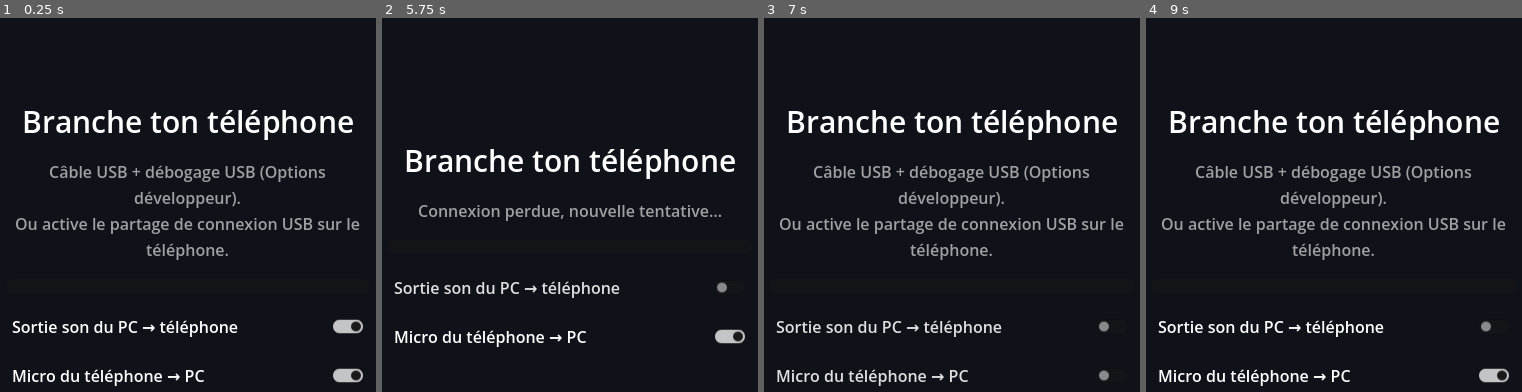
Above: before the commit, frames 1-4 (left to right).
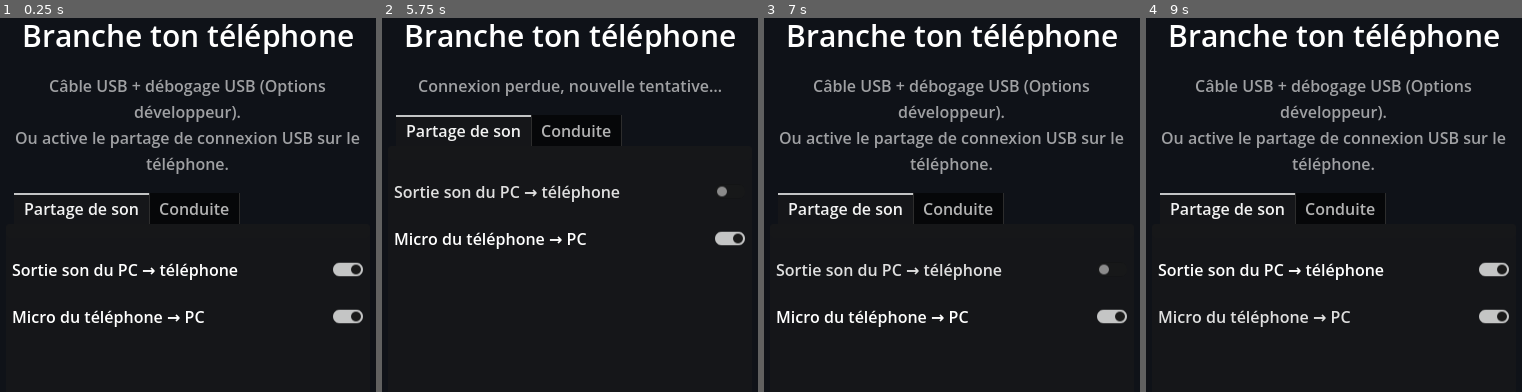
Above: after the commit, the same moments.

Repository: goodview-soft/usb-speaker
Game: Godot game, scene res://main.tscn
Same seed, same stepped clock (60 frames per second), same inputs: the game is played once before the commit and once after it.
Inputs (mouse positions are in pixels of both pictures, inside the frame that each line leads up to):
- Up to frame 1 (0.25 s): no input
- Up to frame 2 (5.75 s): click "Sortie son du PC → téléphone" at 0.5 s; click "Micro du téléphone → PC" at 1.25 s; click "Sortie son du PC → téléphone" at 2 s; click "Micro du téléphone → PC" at 2.75 s; click "Sortie son du PC → téléphone" at 3.5 s; click "Micro du téléphone → PC" at 4.25 s; tap Enter at 5 s; move the mouse to (664, 219) at 5.02 s; click (664, 219) at 5.17 s
- Up to frame 3 (7 s): click "Sortie son du PC → téléphone" at 5.75 s; tap Space at 6.5 s; drag from (869, 272) to (929, 350) at 6.52 s
- Up to frame 4 (9 s): tap Enter at 7.25, 8.75 s; move the mouse to (1375, 130) at 7.27 s; click (1375, 130) at 7.42 s; tap Space at 8 s; drag from (1311, 350) to (1206, 167) at 8.02 s; move the mouse to (1461, 324) at 8.77 s; click (1461, 324) at 8.92 s

The runs differ from the first frame. In frame 1, 15% of the frame differs, in the area x 3-97%, y 1-99%; in frame 2, 11%; in frame 3, 15%; in frame 4, 15%.

Commit message:
Onglets Partage de son / Conduite : volant par inclinaison, manette virtuelle (uinput), v1.5.0
Co-Authored-By: Claude Sonnet 5.5 <noreply@anthropic.com>

Diff:
--- a/main.gd
+++ b/main.gd
@@ -6,13 +6,14 @@
 const PORT := 5005
 const RATE := 48000
 const PKG := "fr.goodview.usbspeaker"
-const VERSION := 6  # versionCode de l'APK
-const APP_VERSION := "1.4.1"
+const VERSION := 7  # versionCode de l'APK
+const APP_VERSION := "1.5.0"
 const REPO := "goodview-soft/usb-speaker"
 const T_AUDIO := 1  # PC -> téléphone : PCM s16 stéréo 48 kHz
 const T_MIC := 2  # téléphone -> PC : PCM s16 mono
 const T_HELLO := 3  # téléphone -> PC : u32 fréquence du micro (= connexion acceptée)
 const T_CTRL := 5  # téléphone -> PC : [son du PC voulu, micro envoyé]
+const T_DRIVE := 6  # téléphone -> PC : s16 volant, u8 gaz, u8 frein, u8 boutons (A B X Y)
 const T_NAME := 4  # PC -> téléphone : nom du PC (utf8)
 const SINK := "usbspk_out"
 const MIC_SINK := "usbspk_mic_sink"
@@ -63,6 +64,27 @@
 var pend_sig := ""
 var last_pc := ""
 var name_sent := false
+var tabs: TabContainer
+var wheel: Wheel
+var drive_info: Label
+var gas_z: Panel
+var brake_z: Panel
+var btn_z: Array = []
+var range_slider: HSlider
+var invert_check: CheckButton
+var calib_btn: Button
+var touches := {}
+var ang_off := 0.0
+var cal_t := 0.0
+var steer_s := 0.0
+var drive_was := false
+var pad_pid := -1
+var pad_io: FileAccess
+var pad_err: FileAccess
+var pad_last := ""
+var drive_t := 0
+var drive_v := [0, 0, 0, 0]
+var drive_check: CheckButton
 var sound_check: CheckButton
 var phone_sound := true
 var phone_mic := true
@@ -100,6 +122,24 @@
 
 
 # ------------------------------------------------------------------ UI
+
+class Wheel extends Control:
+	var steer := 0.0:
+		set(v):
+			steer = v
+			queue_redraw()
+
+	func _draw() -> void:
+		var c := size / 2.0
+		var r := minf(size.x, size.y) * 0.42
+		var a := steer * deg_to_rad(90.0)
+		draw_arc(c, r, 0.0, TAU, 64, Color("e8edf5"), 10.0)
+		draw_line(c, c + Vector2(cos(a), sin(a)) * r, Color("e8edf5"), 9.0)
+		draw_line(c, c + Vector2(cos(a + PI), sin(a + PI)) * r, Color("e8edf5"), 9.0)
+		draw_line(c, c + Vector2(cos(a + PI / 2.0), sin(a + PI / 2.0)) * r, Color("e8edf5"), 9.0)
+		draw_circle(c, 14.0, Color("e8edf5"))
+		draw_circle(c + Vector2(cos(a - PI / 2.0), sin(a - PI / 2.0)) * r, 9.0, Color("e5484d"))
+
 
 func _build_ui() -> void:
 	var bg := ColorRect.new()
@@ -130,45 +170,129 @@
 	upd_btn.custom_minimum_size = Vector2(0, 52)
 	upd_btn.pressed.connect(_do_update)
 	v.add_child(upd_btn)
+	if is_phone:
+		pend_box = VBoxContainer.new()
+		pend_box.add_theme_constant_override("separation", 10)
+		v.add_child(pend_box)
+	tabs = TabContainer.new()
+	tabs.size_flags_vertical = Control.SIZE_EXPAND_FILL
+	v.add_child(tabs)
+	var p1 := VBoxContainer.new()
+	p1.name = "Partage de son"
+	p1.add_theme_constant_override("separation", 16)
+	tabs.add_child(p1)
 	bar = ProgressBar.new()
 	bar.max_value = 1.0
 	bar.show_percentage = false
 	bar.custom_minimum_size = Vector2(0, 14)
-	v.add_child(bar)
+	p1.add_child(bar)
 	if is_phone:
 		var l := Label.new()
 		l.text = "Volume"
-		v.add_child(l)
+		p1.add_child(l)
 		vol_slider = HSlider.new()
 		vol_slider.min_value = 0.0
 		vol_slider.max_value = 1.5
 		vol_slider.step = 0.01
 		vol_slider.value = 1.0
 		vol_slider.custom_minimum_size = Vector2(0, 48)
-		v.add_child(vol_slider)
-		pend_box = VBoxContainer.new()
-		pend_box.add_theme_constant_override("separation", 10)
-		v.add_child(pend_box)
+		p1.add_child(vol_slider)
 		sound_check = CheckButton.new()
 		sound_check.text = "Jouer le son du PC ici"
 		sound_check.button_pressed = true
 		sound_check.toggled.connect(func(_on): _send_ctrl())
-		v.add_child(sound_check)
+		p1.add_child(sound_check)
 		mic_check = CheckButton.new()
 		mic_check.text = "Envoyer mon micro au PC"
 		mic_check.button_pressed = false
 		mic_check.toggled.connect(func(_on): _send_ctrl())
-		v.add_child(mic_check)
+		p1.add_child(mic_check)
 	else:
 		out_check = CheckButton.new()
 		out_check.text = "Sortie son du PC → téléphone"
 		out_check.button_pressed = true
 		out_check.toggled.connect(func(_on): _pc_route())
-		v.add_child(out_check)
+		p1.add_child(out_check)
 		mic_check = CheckButton.new()
 		mic_check.text = "Micro du téléphone → PC"
 		mic_check.button_pressed = true
-		v.add_child(mic_check)
+		p1.add_child(mic_check)
+	_build_drive_tab()
+
+
+func _zone(id: String, txt: String, col: Color, h: int) -> Panel:
+	var p := Panel.new()
+	p.name = id
+	p.custom_minimum_size = Vector2(0, h)
+	p.size_flags_horizontal = Control.SIZE_EXPAND_FILL
+	p.mouse_filter = Control.MOUSE_FILTER_IGNORE
+	var sb := StyleBoxFlat.new()
+	sb.bg_color = col
+	sb.set_corner_radius_all(16)
+	p.add_theme_stylebox_override("panel", sb)
+	var l := Label.new()
+	l.text = txt
+	l.set_anchors_preset(Control.PRESET_FULL_RECT)
+	l.horizontal_alignment = HORIZONTAL_ALIGNMENT_CENTER
+	l.vertical_alignment = VERTICAL_ALIGNMENT_CENTER
+	l.add_theme_font_size_override("font_size", 26)
+	l.mouse_filter = Control.MOUSE_FILTER_IGNORE
+	p.add_child(l)
+	return p
+
+
+func _build_drive_tab() -> void:
+	var p := VBoxContainer.new()
+	p.name = "Conduite"
+	p.add_theme_constant_override("separation", 12)
+	tabs.add_child(p)
+	wheel = Wheel.new()
+	wheel.custom_minimum_size = Vector2(0, 170)
+	wheel.mouse_filter = Control.MOUSE_FILTER_IGNORE
+	p.add_child(wheel)
+	drive_info = Label.new()
+	drive_info.horizontal_alignment = HORIZONTAL_ALIGNMENT_CENTER
+	drive_info.autowrap_mode = TextServer.AUTOWRAP_WORD_SMART
+	p.add_child(drive_info)
+	if is_phone:
+		drive_info.text = "Tiens le téléphone comme un volant."
+		var row := HBoxContainer.new()
+		row.add_theme_constant_override("separation", 12)
+		brake_z = _zone("brake", "FREIN", Color("c0392b"), 150)
+		gas_z = _zone("gas", "GAZ", Color("27ae60"), 150)
+		row.add_child(brake_z)
+		row.add_child(gas_z)
+		p.add_child(row)
+		var row2 := HBoxContainer.new()
+		row2.add_theme_constant_override("separation", 10)
+		for k in ["A", "B", "X", "Y"]:
+			var z := _zone(k, k, Color("3b4252"), 64)
+			btn_z.append(z)
+			row2.add_child(z)
+		p.add_child(row2)
+		calib_btn = Button.new()
+		calib_btn.text = "Recentrer le volant (3 s)"
+		calib_btn.custom_minimum_size = Vector2(0, 52)
+		calib_btn.pressed.connect(func(): cal_t = 3.0)
+		p.add_child(calib_btn)
+		var l := Label.new()
+		l.text = "Angle pour braquer à fond"
+		p.add_child(l)
+		range_slider = HSlider.new()
+		range_slider.min_value = 20.0
+		range_slider.max_value = 90.0
+		range_slider.value = 45.0
+		range_slider.custom_minimum_size = Vector2(0, 40)
+		p.add_child(range_slider)
+		invert_check = CheckButton.new()
+		invert_check.text = "Inverser le sens"
+		p.add_child(invert_check)
+	else:
+		drive_info.text = "Sur le téléphone, ouvre l'onglet Conduite. Dans le jeu, choisis la manette « USB Speaker Volant »."
+		drive_check = CheckButton.new()
+		drive_check.text = "Manette virtuelle active"
+		drive_check.button_pressed = true
+		p.add_child(drive_check)
 
 
 func _set_status(t: String, s := "") -> void:
@@ -220,6 +344,12 @@
 		for i in range(0, pl.size() - 1, 16):
 			p = maxi(p, absi(pl.decode_s16(i)))
 		peak = maxf(peak, p / 32768.0)
+	elif not is_phone and t == T_DRIVE and pl.size() >= 5:
+		drive_v = [pl.decode_s16(0), pl[2], pl[3], pl[4]]
+		drive_t = Time.get_ticks_msec()
+		wheel.steer = drive_v[0] / 32767.0
+		if drive_check.button_pressed:
+			_pad_start()
 	elif not is_phone and t == T_CTRL and pl.size() >= 2:
 		phone_sound = pl[0] == 1
 		phone_mic = pl[1] == 1
@@ -233,9 +363,11 @@
 	peak = move_toward(peak, 0.0, delta * 1.5)
 	bar.value = peak
 	if is_phone:
+		_drive_tick(delta)
 		_phone_process()
 	else:
 		_pc_process(delta)
+		_pad_tick()
 
 
 # ------------------------------------------------------------------ Téléphone
@@ -642,6 +774,7 @@
 
 
 func _pc_teardown() -> void:
+	_pad_stop()
 	if prev_src != "":
 		_pa(["set-default-source", prev_src])
 	if prev_sink != "":
@@ -779,3 +912,151 @@
 	_pc_shutdown()
 	OS.create_process(exe, ["--audio-driver", "PulseAudio"])
 	get_tree().quit()
+
+
+# ------------------------------------------------------------------ Conduite
+
+func _input(ev: InputEvent) -> void:
+	if not is_phone:
+		return
+	if ev is InputEventScreenTouch:
+		if ev.pressed:
+			touches[ev.index] = ev.position
+		else:
+			touches.erase(ev.index)
+	elif ev is InputEventScreenDrag:
+		touches[ev.index] = ev.position
+
+
+## Téléphone : angle du volant (gravité) + boutons tactiles -> trame T_DRIVE.
+func _drive_tick(delta: float) -> void:
+	if tabs.current_tab != 1:
+		if drive_was:
+			drive_was = false
+			_send(T_DRIVE, PackedByteArray([0, 0, 0, 0, 0]))
+		return
+	drive_was = true
+	var g := Input.get_gravity()
+	if g.length() < 0.1:
+		g = Input.get_accelerometer()
+	var ang := rad_to_deg(atan2(g.x, g.y))
+	if cal_t > 0.0:
+		cal_t -= delta
+		calib_btn.text = "Recentrage dans %d s…" % ceili(maxf(cal_t, 0.0))
+		if cal_t <= 0.0:
+			ang_off = ang
+			calib_btn.text = "Recentrer le volant (3 s)"
+	var d := wrapf(ang - ang_off, -180.0, 180.0)
+	var tgt := clampf(d / range_slider.value, -1.0, 1.0) * (-1.0 if invert_check.button_pressed else 1.0)
+	steer_s = lerpf(steer_s, tgt, clampf(delta * 25.0, 0.0, 1.0))
+	wheel.steer = steer_s
+	var pr := {}
+	for pos in touches.values():
+		for z in [gas_z, brake_z] + btn_z:
+			if z.get_global_rect().has_point(pos):
+				pr[z.name] = true
+	for z in [gas_z, brake_z] + btn_z:
+		z.modulate = Color(1.5, 1.5, 1.5) if pr.has(z.name) else Color.WHITE
+	var mask := 0
+	for i in 4:
+		if pr.has(["A", "B", "X", "Y"][i]):
+			mask |= 1 << i
+	var b := PackedByteArray()
+	b.resize(5)
+	b.encode_s16(0, int(steer_s * 32767.0))
+	b[2] = 255 if pr.has("gas") else 0
+	b[3] = 255 if pr.has("brake") else 0
+	b[4] = mask
+	_send(T_DRIVE, b)
+
+
+const PAD_PY := """import os, struct, fcntl, sys, time
+fd = os.open('/dev/uinput', os.O_WRONLY | os.O_NONBLOCK)
+def io(req, arg=0):
+    fcntl.ioctl(fd, req, arg)
+SET_EV, SET_KEY, SET_ABS = 0x40045564, 0x40045565, 0x40045567
+DEV_SETUP, ABS_SETUP, CREATE, DESTROY = 0x405c5503, 0x401c5504, 0x5501, 0x5502
+io(SET_EV, 1); io(SET_EV, 3)
+BTN = [0x130, 0x131, 0x133, 0x134]
+for c in BTN + [0x136, 0x137, 0x13a, 0x13b, 0x13c, 0x13d, 0x13e]:
+    io(SET_KEY, c)
+AX = [(0, -32768, 32767), (1, -32768, 32767), (3, -32768, 32767), (4, -32768, 32767), (2, 0, 255), (5, 0, 255), (16, -1, 1), (17, -1, 1)]
+for c, mn, mx in AX:
+    io(SET_ABS, c)
+io(DEV_SETUP, struct.pack('<HHHH80sI', 3, 0x045e, 0x028e, 0x0110, b'USB Speaker Volant', 0))
+for c, mn, mx in AX:
+    io(ABS_SETUP, struct.pack('<H2x6i', c, 0, mn, mx, 0, 0, 0))
+io(CREATE)
+def ev(t, c, v):
+    s = time.time()
+    os.write(fd, struct.pack('llHHi', int(s), int((s % 1) * 1e6), t, c, v))
+state = {}
+try:
+    for line in sys.stdin:
+        try:
+            s, g, b, k = [int(x) for x in line.split()]
+        except Exception:
+            continue
+        for code, v in ((0, max(-32767, min(32767, s))), (5, g), (2, b)):
+            if state.get(code) != v:
+                state[code] = v
+                ev(3, code, v)
+        for i, code in enumerate(BTN):
+            on = (k >> i) & 1
+            if state.get(code) != on:
+                state[code] = on
+                ev(1, code, on)
+        ev(0, 0, 0)
+finally:
+    try:
+        io(DESTROY)
+    except Exception:
+        pass
+"""
+
+
+func _pad_start() -> void:
+	if pad_pid > 0 and OS.is_process_running(pad_pid):
+		return
+	var path := OS.get_user_data_dir() + "/usbspk_pad.py"
+	var f := FileAccess.open(path, FileAccess.WRITE)
+	if f == null:
+		return
+	f.store_string(PAD_PY)
+	f.close()
+	var io := OS.execute_with_pipe("python3", ["-I", path], false)
+	if not io.has("pid"):
+		drive_info.text = "python3 introuvable : manette virtuelle impossible."
+		return
+	pad_pid = io["pid"]
+	pad_io = io["stdio"]
+	pad_err = io["stderr"]
+	pad_last = ""
+	drive_info.text = "Manette virtuelle « USB Speaker Volant » active. Dans le jeu, choisis-la comme manette."
+
+
+func _pad_tick() -> void:
+	if pad_pid <= 0:
+		return
+	if not OS.is_process_running(pad_pid):
+		var msg := pad_err.get_as_text().strip_edges() if pad_err != null else ""
+		drive_info.text = "Manette virtuelle impossible (accès à /dev/uinput ?)\n" + msg.get_slice("\n", msg.get_slice_count("\n") - 1)
+		pad_pid = -1
+		pad_io = null
+		return
+	var v: Array = drive_v
+	if Time.get_ticks_msec() - drive_t > 1000:
+		v = [0, 0, 0, 0]
+		wheel.steer = 0.0
+	var line := "%d %d %d %d" % v
+	if line != pad_last:
+		pad_last = line
+		pad_io.store_line(line)
+		pad_io.flush()
+
+
+func _pad_stop() -> void:
+	if pad_pid > 0:
+		OS.kill(pad_pid)
+	pad_pid = -1
+	pad_io = null
Not shown, changed: export_presets.cfg
